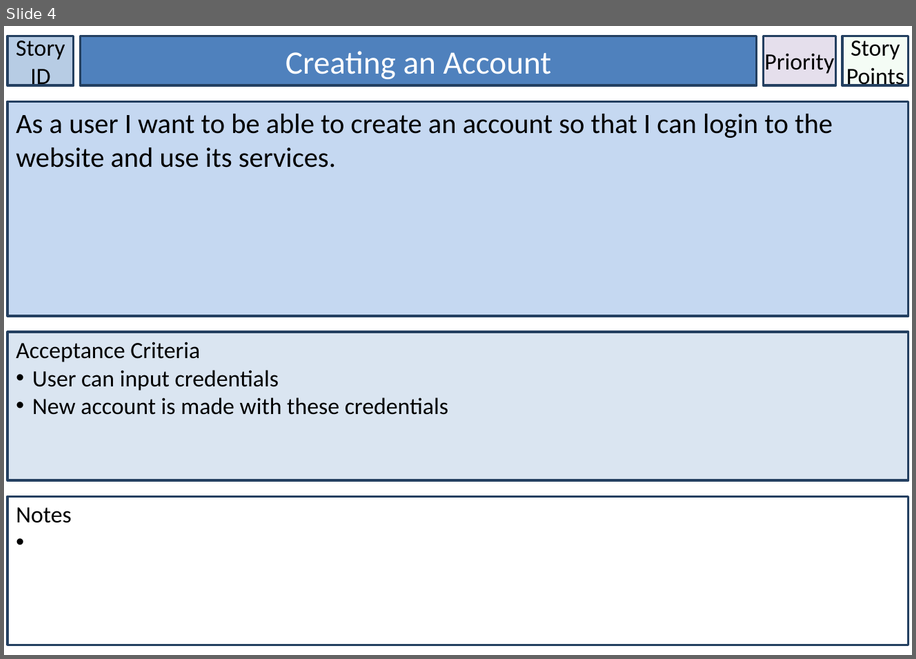
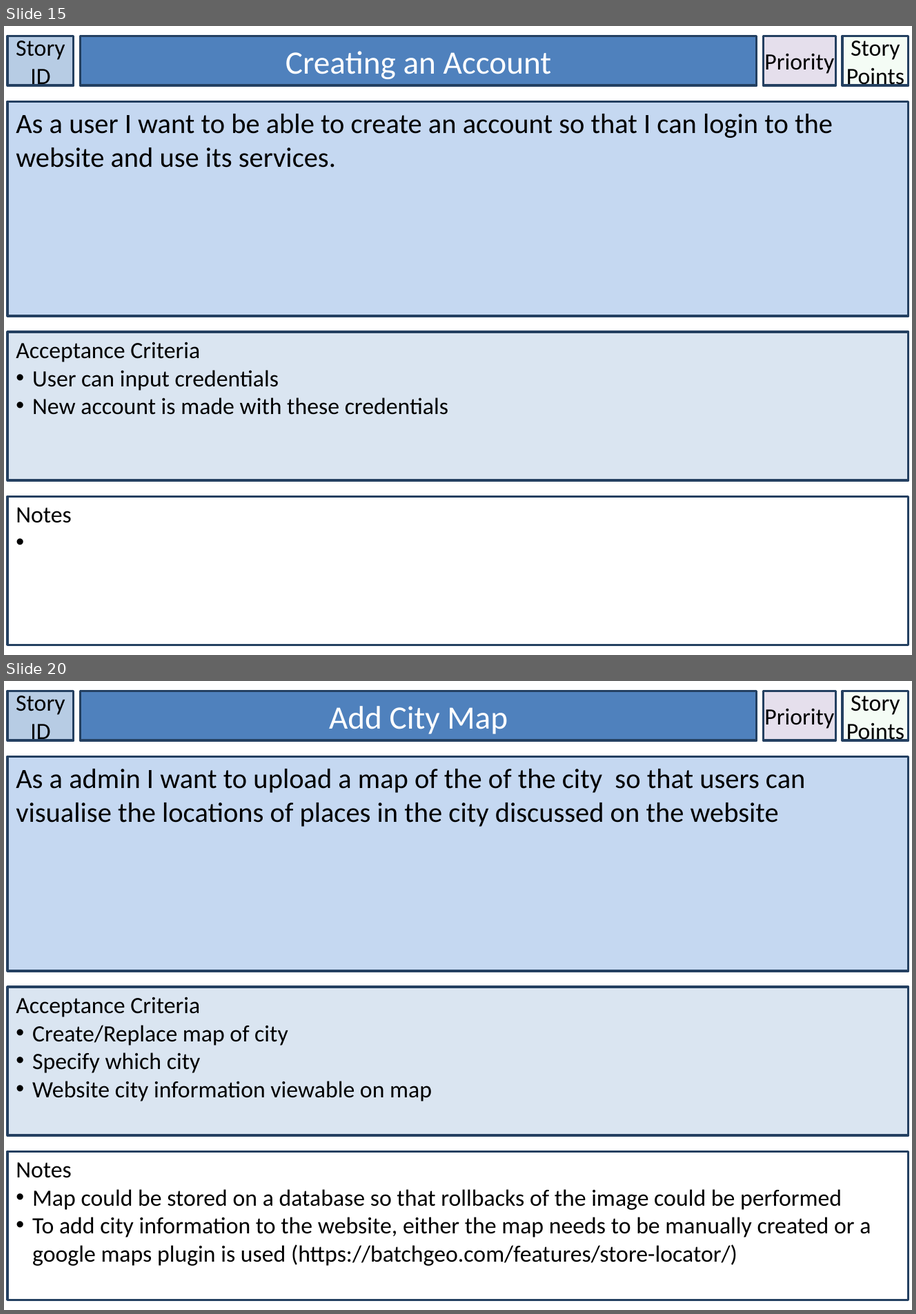
Before and after one commit to lowejosh/Django-landmarks, a slide deck: Story Cards.pptx. Shown one above the other, each under a label of ours: slide 4 before the commit, slides 15 and 20 after it; the slides between them are not shown. The pictures are 916x659 and 916x1314 pixels, drawn with LibreOffice and Linux fonts; fonts in the diff are those of the drawing. Boxes give left, top, right and bottom in pixels: in the first picture for what was removed or moved away, otherwise in the second. Text is boxed around its words. In the diff, an @@ line names an element or a change of style, - is before the commit and + after.

```diff
--- a/Story Cards.pptx
+++ b/Story Cards.pptx
@@ slide 20 added at (x1=4, y1=681, x2=912, y2=1310), background #FFFFFF @@
@@ rectangle added at (x1=7, y1=691, x2=74, y2=740), fill #B7CCE4, outline #244061 2 pt, 20 pt, text #000000 @@
+Story ID
@@ rectangle added at (x1=81, y1=691, x2=757, y2=740), fill #4F81BD, outline #244061 2 pt, 28 pt, text #FFFFFF @@
+Add City Map
@@ rectangle added at (x1=764, y1=691, x2=837, y2=740), fill #E5DFEC, outline #244061 2 pt, 20 pt, text #000000 @@
+Priority
@@ rectangle added at (x1=842, y1=691, x2=909, y2=740), fill #CCF0CD at 20% opacity, outline #244061 2 pt, 20 pt, text #000000 @@
+Story Points
@@ rectangle added at (x1=7, y1=756, x2=909, y2=971), fill #C5D8F1, outline #244061 2 pt, 24 pt, text #000000 @@
+As a admin I want to upload a map of the of the city so that users can visualise the locations of places in the city discussed on the website
@@ rectangle added at (x1=7, y1=987, x2=909, y2=1136), fill #DAE5F1, outline #244061 2 pt, 20 pt, text #000000 @@
+Acceptance Criteria
+• Create/Replace map of city
+• Specify which city
+• Website city information viewable on map
@@ rectangle added at (x1=7, y1=1152, x2=909, y2=1300), fill #FFFFFF, outline #244061 2 pt, 20 pt, text #000000 @@
+Notes
+• Map could be stored on a database so that rollbacks of the image could be performed
+• To add city information to the website, either the map needs to be manually created or a google maps plugin is used (https://batchgeo.com/features/store-locator/)
@@ what was slide 4 is now slide 15 @@
```
Also in this commit, not shown: 3 slides changed, 28 other slides added, 1 other file.
